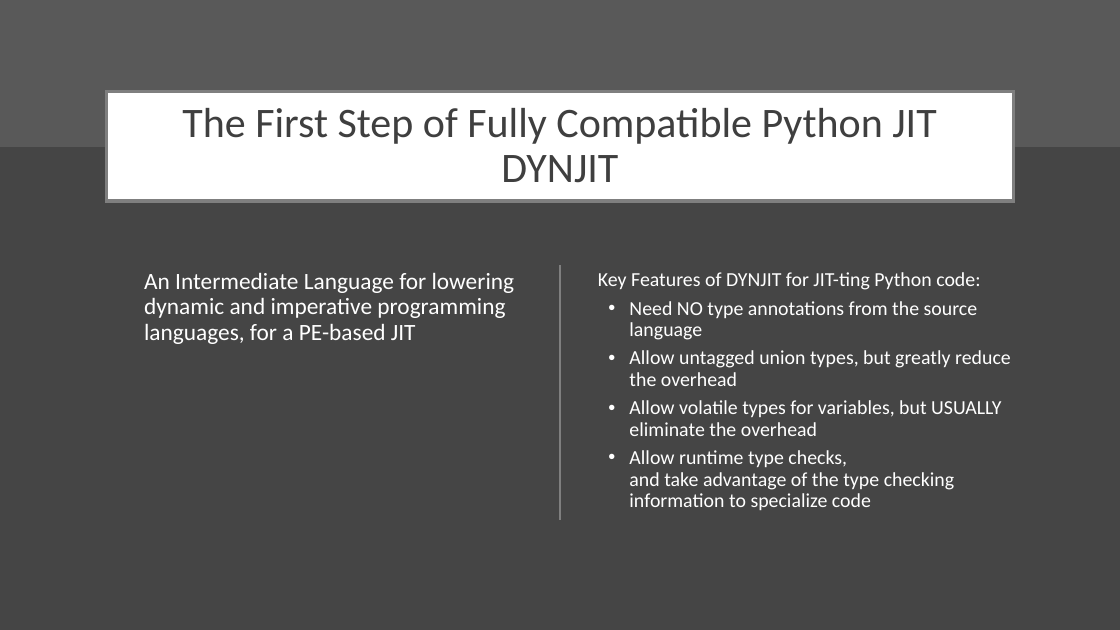
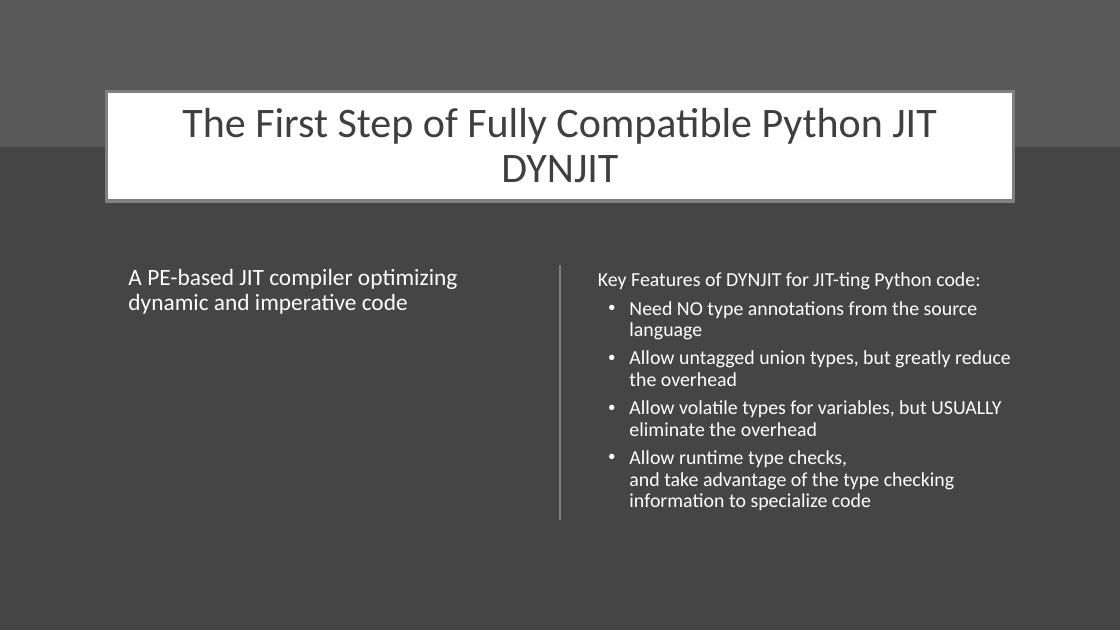
Before and after one commit to thautwarm/Site-32, a slide deck: slide 1 of src/Others/slides/impl0.pptx. Drawn at 1120x630 pixels with LibreOffice and Linux fonts; fonts in the diff are those of the drawing. Boxes give left, top, right and bottom in pixels: in the first picture for what was removed or moved away, otherwise in the second. Text is boxed around its words. In the diff, an @@ line names an element or a change of style, - is before the commit and + after.

```diff
--- a/src/Others/slides/impl0.pptx
+++ b/src/Others/slides/impl0.pptx
@@ subtitle at (128,269,457,314): text changed @@
-An Intermediate Language for lowering dynamic and imperative programming languages, for a PE-based JIT
+A PE-based JIT compiler optimizing dynamic and imperative code
```
Also in this commit, not shown: 6 other slides changed, 5 slides added, 1 slide removed.
